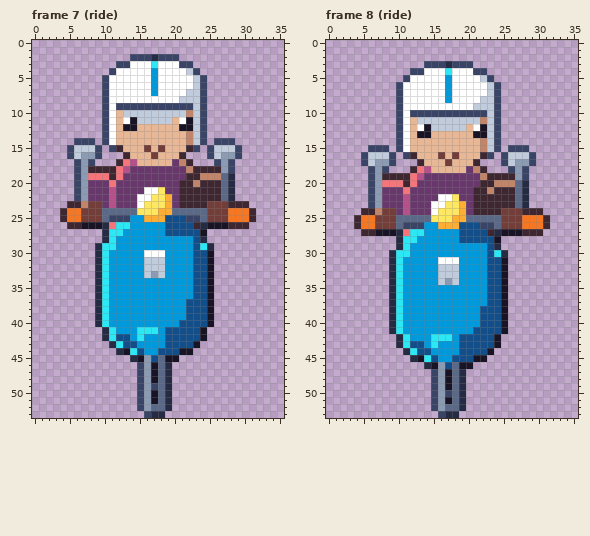
A pixel-art file gets an edit: art/vehicles/minor-scooter@75.aseprite. The picture above is the old version.
36x54 pixels, 10 frames. Shown: frame 7 (ride), frame 8 (ride). The commit also changed other frames, which this record leaves out.
Now the later version:
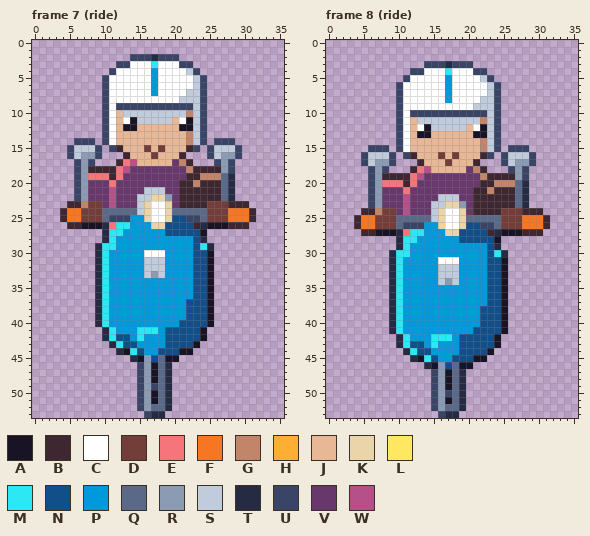
Palette (. is transparent): A #181425  B #3e2731  C #ffffff  D #733e39  E #f6757a  F #f77622  G #c28569  H #feae34  J #e8b796  K #ead4aa  L #fee761  M #2ce8f5  N #124e89  P #0099db  Q #5a6988  R #8b9bb4  S #c0cbdc  T #262b44  U #3a4466  V #68386c  W #b55088
From old to new:
Frame 7 (ride):
The edit turns colour H into colour C in row 24 at x 18; in row 25 at x 17 to 18.
The edit turns colour L into colour C in row 23 at x 17 to 18; in row 24 at x 17.
The edit turns colour H into colour K in rows 23 to 24 at x 19; in row 25 at x 16.
The edit turns colour L into colour K in row 22 at x 17 to 18; in rows 23 to 24 at x 16.
The edit turns colour N into colour K in row 25 at x 19.
The edit turns colour P into colour K in row 26 at x 17 to 18.
The edit turns colour H into colour R in row 22 at x 19.
The edit turns colour C into colour S in row 21 at x 16 to 17; in row 22 at x 15 to 16; in row 23 at x 15.
The edit turns colour L into colour S in row 21 at x 18; in row 24 at x 15.
Frame 8 (ride):
The edit turns colour H into colour C in row 25 at x 18; in row 26 at x 17 to 18.
The edit turns colour L into colour C in row 24 at x 17 to 18; in row 25 at x 17.
The edit turns colour H into colour K in rows 24 to 25 at x 19; in row 26 at x 16.
The edit turns colour L into colour K in row 23 at x 17 to 18; in rows 24 to 25 at x 16.
The edit turns colour N into colour K in row 26 at x 19.
The edit turns colour P into colour K in row 27 at x 17 to 18.
The edit turns colour H into colour R in row 23 at x 19.
The edit turns colour C into colour S in row 22 at x 16 to 17; in row 23 at x 15 to 16; in row 24 at x 15.
The edit turns colour L into colour S in row 22 at x 18; in row 25 at x 15.
Pixel boxes of the changes (left, top, right, bottom) in both pictures:
changed: (137, 187, 172, 229)
changed: (431, 194, 466, 236)
